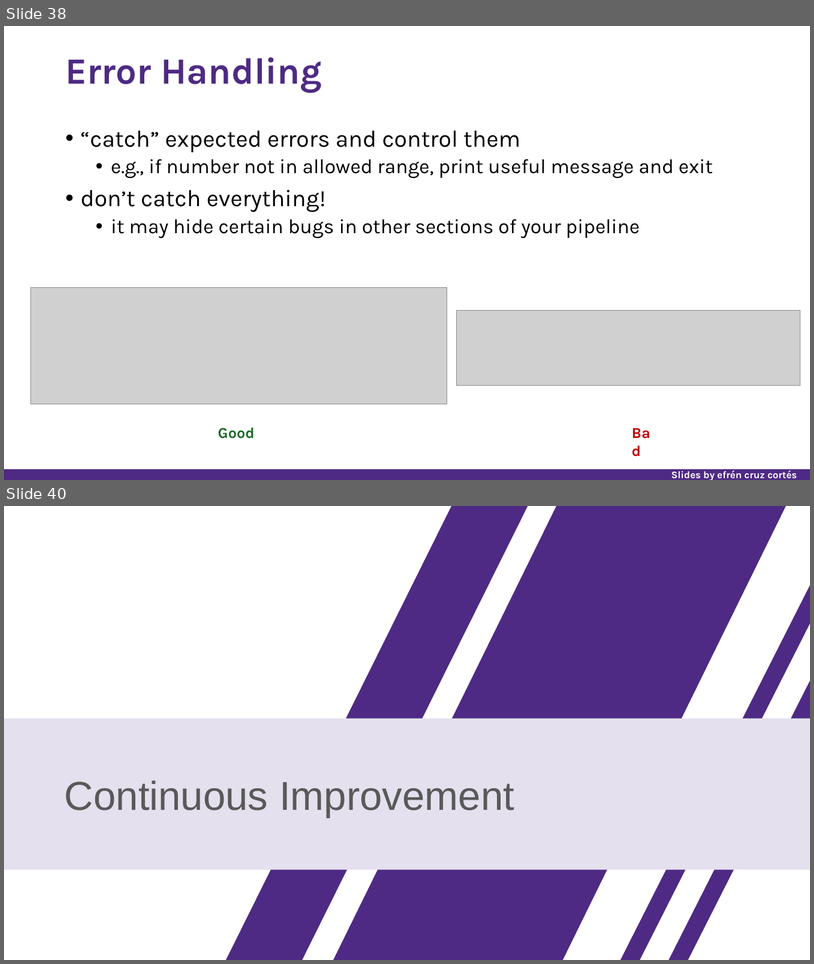
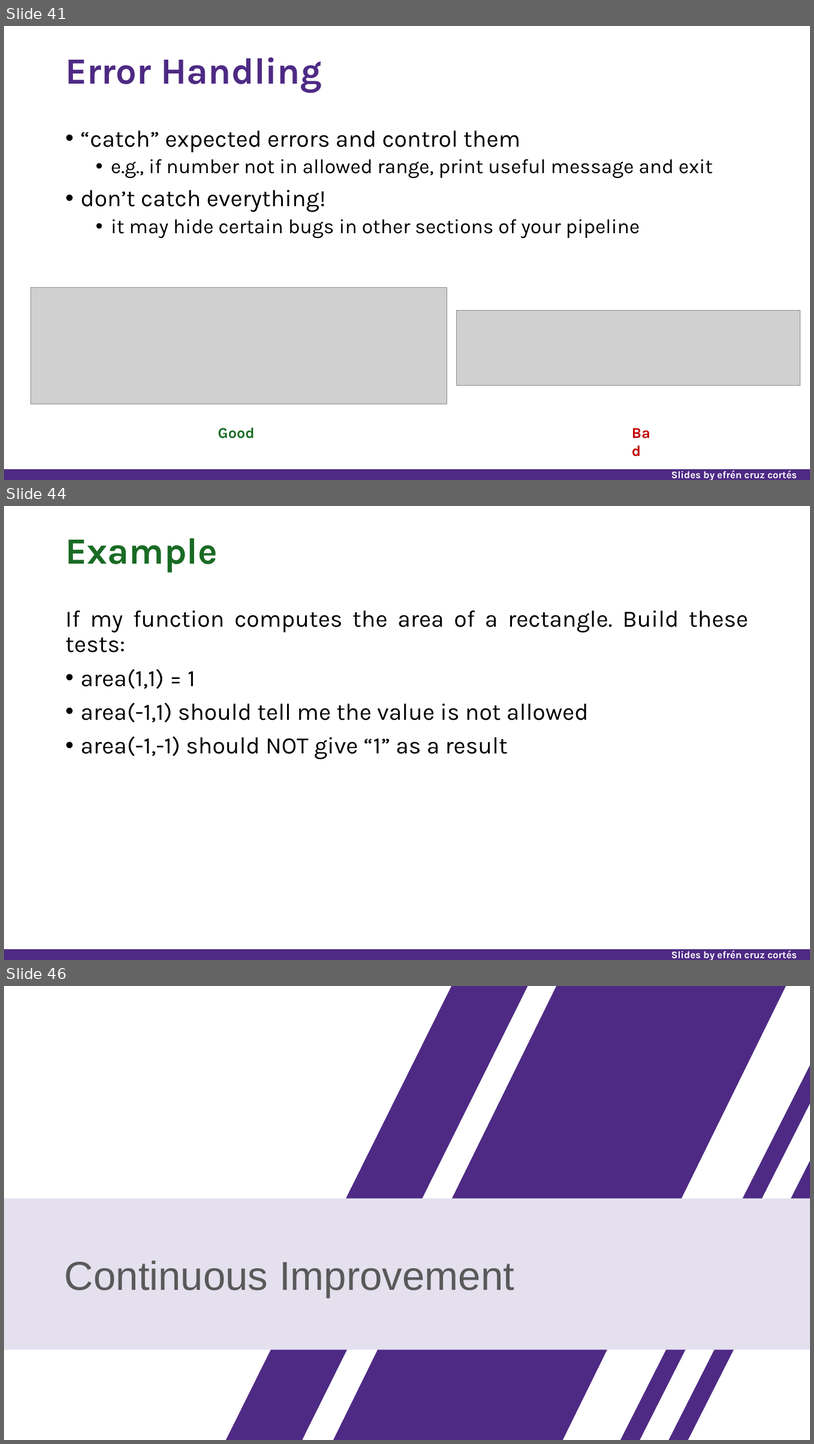
Before and after one commit to nuitrcs/researchers_guide_to_code_organization, a slide deck: researchers_guide_to_code_organization_day_2.pptx. Shown one above the other, each under a label of ours: slides 38 and 40 before the commit, slides 41, 44 and 46 after it; the slides between them are not shown. The pictures are 814x964 and 814x1444 pixels, drawn with LibreOffice and Linux fonts; fonts in the diff are those of the drawing; grey boxes stand for pictures. Boxes give left, top, right and bottom in pixels: in the first picture for what was removed or moved away, otherwise in the second. Text is boxed around its words. In the diff, an @@ line names an element or a change of style, - is before the commit and + after.

```diff
--- a/researchers_guide_to_code_organization_day_2.pptx
+++ b/researchers_guide_to_code_organization_day_2.pptx
@@ slide 44 added at box(4, 506, 810, 960), background #FFFFFF; not listed: 2 template elements that a slide beside it also shows @@
@@ title added at box(65, 538, 218, 573), 44 pt, text #196B24, bold @@
+Example
@@ text added at box(65, 610, 749, 759), 28 pt, text #000000 @@
+If my function computes the area of a rectangle. Build these tests:
+• area(1,1) = 1
+• area(-1,1) should tell me the value is not allowed
+• area(-1,-1) should NOT give “1” as a result
@@ what was slide 38 is now slide 41 @@
@@ what was slide 40 is now slide 46 @@
```
Also in this commit, not shown: 1 slide changed, 10 other slides added, 2 other files.
